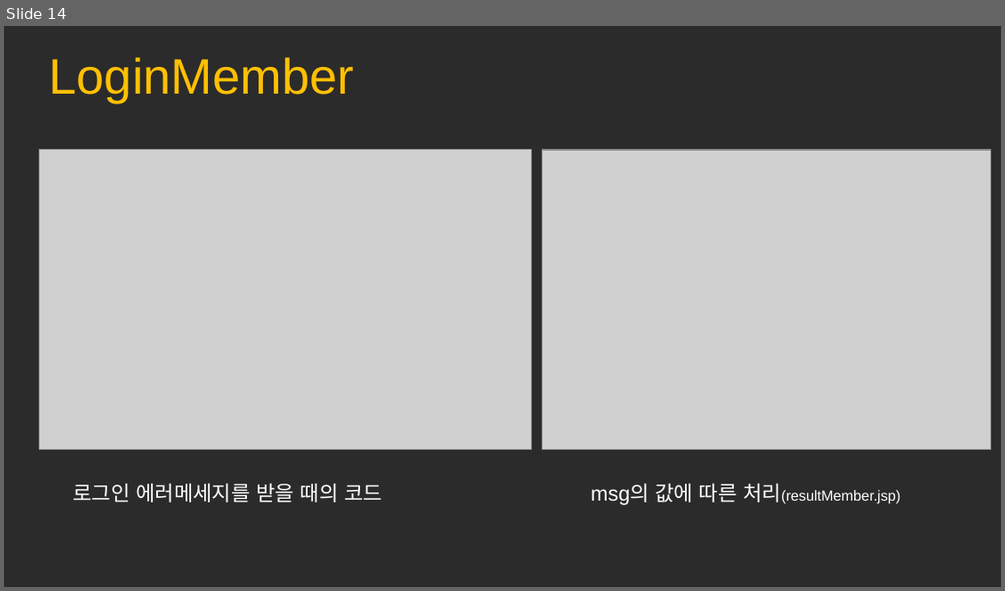
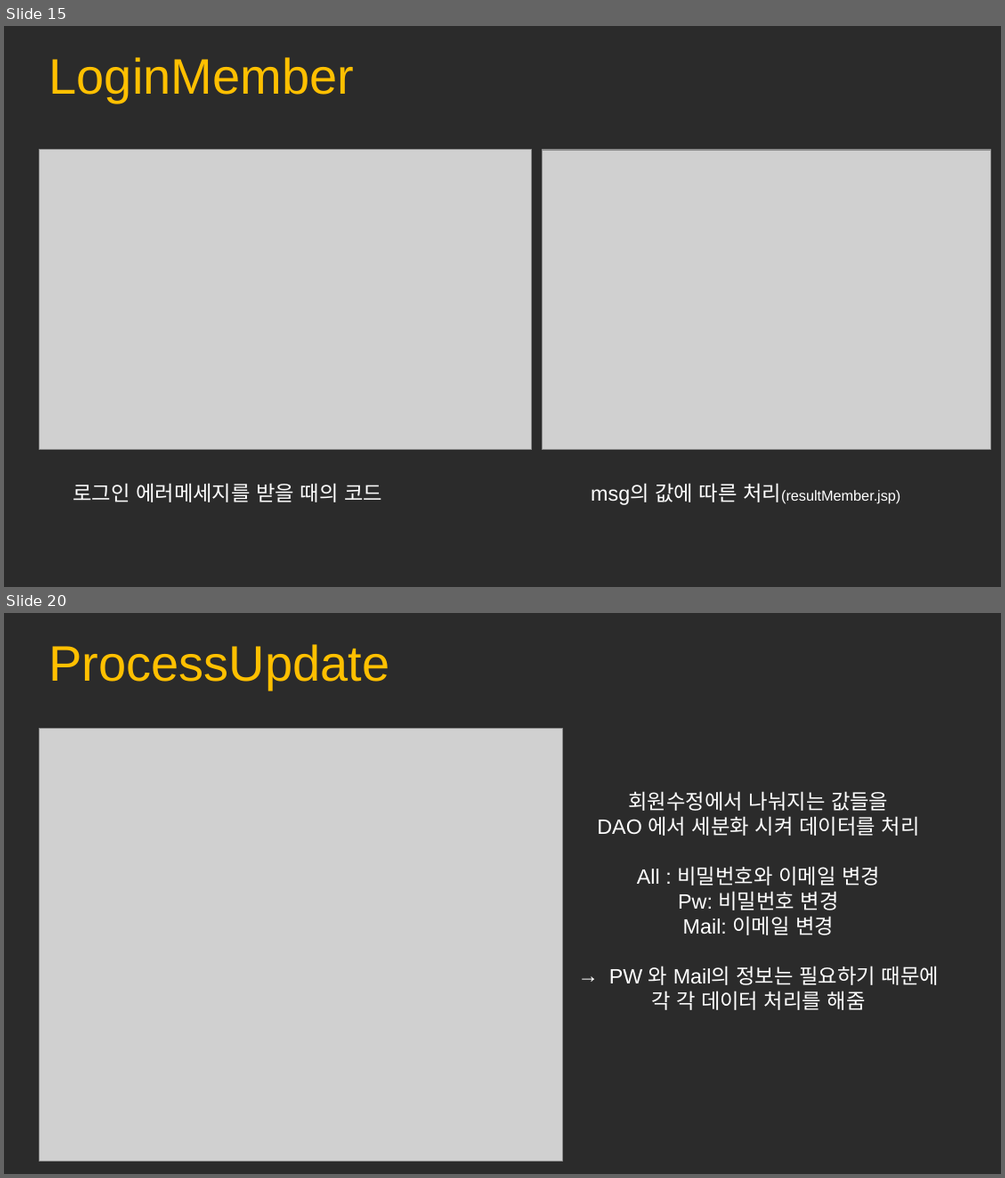
Before and after one commit to mina0502/portfolio, a slide deck: jsp/JSP.pptx. Shown one above the other, each under a label of ours: slide 14 before the commit, slides 15 and 20 after it; the slides between them are not shown. The pictures are 1005x591 and 1005x1178 pixels, drawn with LibreOffice and Linux fonts; fonts in the diff are those of the drawing; grey boxes stand for pictures; background and template pictures are left out; a plain dark background stands for a picture behind light text. Boxes give left, top, right and bottom in pixels: in the first picture for what was removed or moved away, otherwise in the second. Text is boxed around its words. In the diff, an @@ line names an element or a change of style, - is before the commit and + after.

```diff
--- a/jsp/JSP.pptx
+++ b/jsp/JSP.pptx
@@ slide 20 added at [4,613,1001,1174], background picture (left out) @@
@@ text added at [49,644,390,690], 36 pt, text #FFC000 @@
+ProcessUpdate
@@ picture added at [39,729,562,1161] @@
@@ text added at [597,791,938,1010], 15 pt, text #FFFFFF @@
+회원수정에서 나눠지는 값들을
+DAO 에서 세분화 시켜 데이터를 처리
+All : 비밀번호와 이메일 변경
+Pw: 비밀번호 변경
+Mail: 이메일 변경
+→ PW 와 Mail의 정보는 필요하기 때문에
+각 각 데이터 처리를 해줌
@@ what was slide 14 is now slide 15 @@
```
Also in this commit, not shown: 3 slides changed, 25 other slides added, 1 slide removed.
